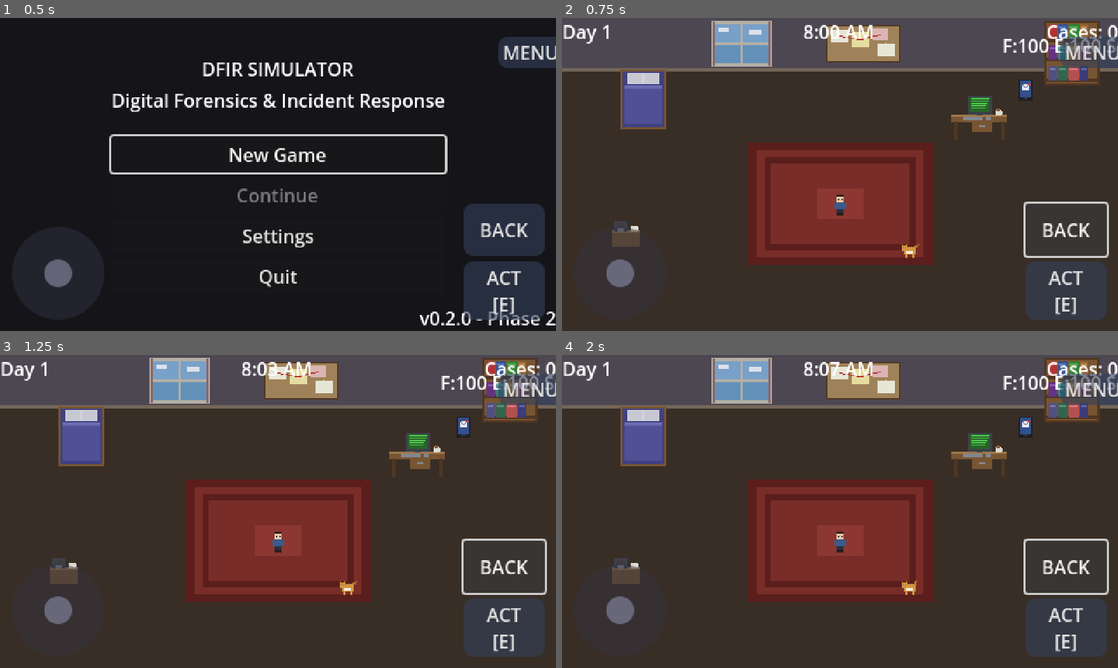
Above: before the commit, frames 1-4 (two rows, left to right).
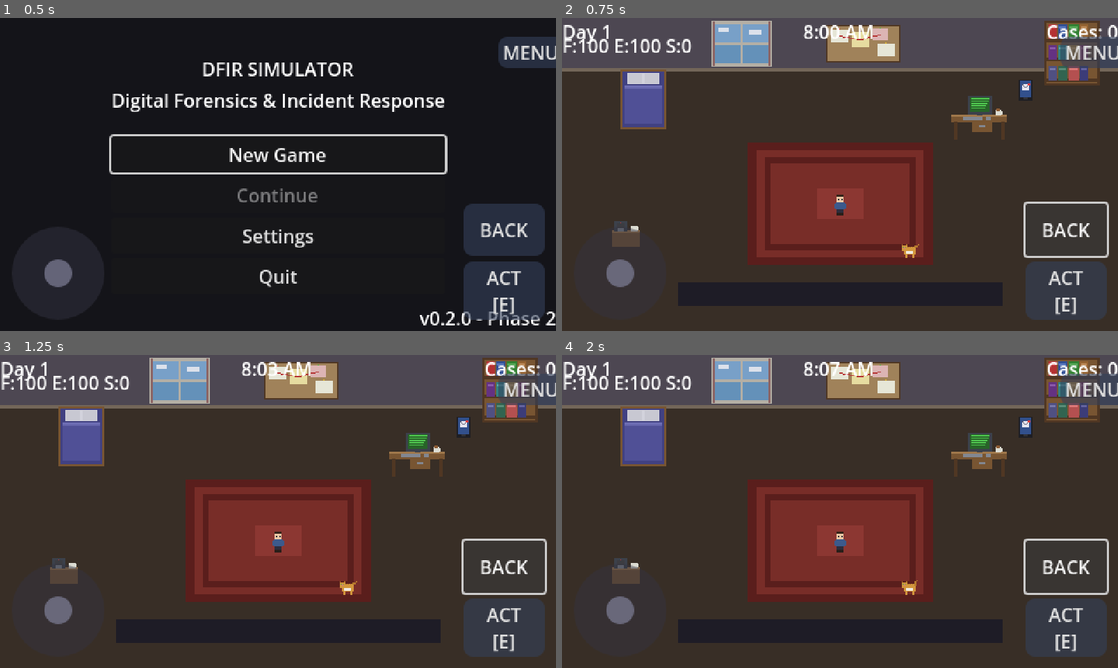
Above: after the commit, the same moments.

Repository: jbeley/dfir-godot
Game: Godot game, scene res://src/scenes/main_menu/main_menu.tscn
Two runs of this game, one before a commit and one after it. Both use one fixed random seed, a clock stepped at 60 frames per second and the inputs below. Sound files missing from this copy of the repository are replaced by a short silence.
Inputs:
- Up to frame 1 (0.5 s): no input
- Up to frame 2 (0.75 s): click "BACK" at 0.5 s
- Up to frame 3 (1.25 s): no input
- Up to frame 4 (2 s): click "BACK" at 1.25 s

Frame 1 is identical in both runs. In frame 2, 5.2% of the frame differs, in the area x 0-100%, y 6-92%; in frame 3, 5.2%; in frame 4, 5.2%.

Commit message:
fix: mobile interact, white terminal, collision, HUD, notifications
BUG 1 - Terminal white on web:
  Removed CRT overlay ColorRect that was rendering white over terminal.
  The shader sampled TEXTURE on a solid ColorRect = white rectangle.

BUG 2 - E/interact not working on mobile:
  Changed player from _unhandled_input to _process polling with
  Input.is_action_just_pressed(). Touch button Input.action_press()
  was consumed by UI before reaching _unhandled_input. Now polls
  action state directly which works with both keyboard and touch.
  Added cooldown to prevent double-triggers.

BUG 3 - Player walks through furniture:
  Added StaticBody2D collision for desk, bed, bookshelf.
  Moved top wall down to y=48 (below wall sprites).

BUG 4 - HUD overlap with MENU:
  Moved stats label to left side under Day.
  Cases label centered instead of right-aligned.

BUG 5 - Notification not visible:
  Moved notification to bottom of screen (y=228).
  Added dark semi-transparent background behind text.
  Show/hide background with text.

Also fixed dialogue scene FileAccess for web compatibility.

https://claude.ai/code/session_012KjAGV9HwsNLnUB9PY2fQ5

Diff:
--- a/src/scenes/dialogue/dialogue_scene.gd
+++ b/src/scenes/dialogue/dialogue_scene.gd
@@ -96,14 +96,17 @@
 
 	# Load dialogue file
 	var dialogue_path := "res://assets/data/dialogue/panicked_ceo_ransomware.json"
-	if FileAccess.file_exists(dialogue_path):
+	if ResourceLoader.exists(dialogue_path):
 		var file := FileAccess.open(dialogue_path, FileAccess.READ)
-		var json := JSON.new()
-		if json.parse(file.get_as_text()) == OK:
-			_dialogue.load_dialogue(json.data)
-			_dialogue.start("start")
+		if file:
+			var json := JSON.new()
+			if json.parse(file.get_as_text()) == OK:
+				_dialogue.load_dialogue(json.data)
+				_dialogue.start("start")
+			else:
+				_show_generic_dialogue()
 		else:
-			_show_error("Failed to parse dialogue file")
+			_show_generic_dialogue()
 	else:
 		_show_generic_dialogue()
 
--- a/src/scenes/hud/game_hud.tscn
+++ b/src/scenes/hud/game_hud.tscn
@@ -29,19 +29,17 @@
 layout_mode = 2
 size_flags_horizontal = 10
 text = "Cases: 0"
-horizontal_alignment = 2
+horizontal_alignment = 1
 
 [node name="StatsLabel" type="Label" parent="."]
 unique_name_in_owner = true
-anchors_preset = 1
-anchor_left = 1.0
-anchor_right = 1.0
-offset_left = -100.0
+anchors_preset = 0
+offset_left = 0.0
 offset_top = 12.0
-offset_right = 0.0
+offset_right = 120.0
 offset_bottom = 24.0
 text = "F:100 E:100 S:0"
-horizontal_alignment = 2
+horizontal_alignment = 0
 
 [node name="NotificationLabel" type="Label" parent="."]
 unique_name_in_owner = true
--- a/src/scenes/office/office.gd
+++ b/src/scenes/office/office.gd
@@ -6,6 +6,7 @@
 @onready var day_night: CanvasModulate = $DayNightModulate
 @onready var interaction_label: Label = $UI/InteractionLabel
 @onready var notification_label: Label = $UI/NotificationLabel
+@onready var notification_bg: ColorRect = $UI/NotificationBG
 @onready var floor_rect: ColorRect = $Floor
 @onready var wall_bg: ColorRect = $WallBG
 @onready var wall_trim: ColorRect = $WallTrim
@@ -52,6 +53,8 @@
 		_notification_timer -= delta
 		if _notification_timer <= 0:
 			notification_label.visible = false
+			if notification_bg:
+				notification_bg.visible = false
 
 
 func _setup_hotspots() -> void:
@@ -136,6 +139,8 @@
 func _show_notification(text: String, duration: float = 3.0) -> void:
 	notification_label.text = text
 	notification_label.visible = true
+	if notification_bg:
+		notification_bg.visible = true
 	_notification_timer = duration
 
 
--- a/src/scenes/office/office.tscn
+++ b/src/scenes/office/office.tscn
@@ -105,6 +105,24 @@
 [node name="CatNPC" parent="." instance=ExtResource("12_cat_npc")]
 position = Vector2(300, 200)
 
+[node name="FurnitureCollision" type="StaticBody2D" parent="."]
+
+[node name="DeskCol" type="CollisionShape2D" parent="FurnitureCollision"]
+position = Vector2(360, 85)
+shape = SubResource("shape_desk")
+
+[node name="BedCol" type="CollisionShape2D" parent="FurnitureCollision"]
+position = Vector2(70, 70)
+shape = SubResource("shape_bed")
+
+[node name="BookshelfCol" type="CollisionShape2D" parent="FurnitureCollision"]
+position = Vector2(440, 34)
+shape = SubResource("shape_phone")
+
+[node name="WallFurniture" type="CollisionShape2D" parent="FurnitureCollision"]
+position = Vector2(240, 24)
+shape = SubResource("shape_hwall")
+
 [node name="Player" parent="." instance=ExtResource("2_player")]
 position = Vector2(240, 160)
 
@@ -143,7 +161,7 @@
 [node name="Walls" type="StaticBody2D" parent="."]
 
 [node name="TopWall" type="CollisionShape2D" parent="Walls"]
-position = Vector2(240, -4)
+position = Vector2(240, 48)
 shape = SubResource("shape_hwall")
 
 [node name="BottomWall" type="CollisionShape2D" parent="Walls"]
@@ -175,13 +193,24 @@
 text = "[E] Interact"
 horizontal_alignment = 1
 
+[node name="NotificationBG" type="ColorRect" parent="UI"]
+visible = false
+anchors_preset = 5
+anchor_left = 0.5
+anchor_right = 0.5
+offset_left = -140.0
+offset_top = 228.0
+offset_right = 140.0
+offset_bottom = 248.0
+color = Color(0.1, 0.1, 0.15, 0.85)
+
 [node name="NotificationLabel" type="Label" parent="UI"]
 visible = false
 anchors_preset = 5
 anchor_left = 0.5
 anchor_right = 0.5
-offset_left = -120.0
-offset_top = 40.0
-offset_right = 120.0
-offset_bottom = 54.0
+offset_left = -138.0
+offset_top = 229.0
+offset_right = 138.0
+offset_bottom = 247.0
 horizontal_alignment = 1
--- a/src/scenes/office/player.gd
+++ b/src/scenes/office/player.gd
@@ -46,8 +46,14 @@
 		sprite.frame = _facing * 4 + _anim_frame
 
 
-func _unhandled_input(event: InputEvent) -> void:
-	if event.is_action_pressed("interact") and nearby_interactable:
+var _interact_cooldown: float = 0.0
+
+func _process(delta: float) -> void:
+	if _interact_cooldown > 0:
+		_interact_cooldown -= delta
+	# Poll for interact action (works with both keyboard and touch Input.action_press)
+	if Input.is_action_just_pressed("interact") and nearby_interactable and _interact_cooldown <= 0:
+		_interact_cooldown = 0.5
 		interacted_with.emit(nearby_interactable)
 
 
--- a/src/scenes/workstation/workstation.tscn
+++ b/src/scenes/workstation/workstation.tscn
@@ -95,11 +95,3 @@
 offset_bottom = 270.0
 horizontal_alignment = 1
 vertical_alignment = 1
-
-[node name="CRTOverlay" type="ColorRect" parent="."]
-layout_mode = 1
-anchors_preset = 15
-anchor_right = 1.0
-anchor_bottom = 1.0
-mouse_filter = 2
-material = SubResource("crt_material")
--- a/src/ui/shaders/crt.gdshader
+++ b/src/ui/shaders/crt.gdshader
@@ -6,23 +6,21 @@
 uniform float vignette_intensity : hint_range(0.0, 1.0) = 0.3;
 uniform float brightness : hint_range(0.8, 1.5) = 1.1;
 uniform float flicker : hint_range(0.0, 0.05) = 0.01;
-uniform vec3 phosphor_tint = vec3(0.9, 1.0, 0.85); // Slight green tint
+uniform vec3 phosphor_tint = vec3(0.9, 1.0, 0.85);
 
 void fragment() {
-	vec2 uv = SCREEN_UV;
+	vec2 uv = UV;
 
 	// Barrel distortion (CRT curvature)
 	vec2 centered = uv - 0.5;
 	float dist = dot(centered, centered);
 	uv = uv + centered * dist * curvature;
 
-	// Clamp to screen bounds
-	if (uv.x < 0.0 || uv.x > 1.0 || uv.y < 0.0 || uv.y > 1.0) {
-		COLOR = vec4(0.0, 0.0, 0.0, 1.0);
-		return;
-	}
+	// Clamp UV - no return, just set black for out-of-bounds
+	float in_bounds = step(0.0, uv.x) * step(uv.x, 1.0) * step(0.0, uv.y) * step(uv.y, 1.0);
+	uv = clamp(uv, vec2(0.0), vec2(1.0));
 
-	// Sample the screen texture
+	// Sample the texture
 	vec4 col = texture(TEXTURE, uv);
 
 	// Scanlines
@@ -42,5 +40,8 @@
 	float vignette = 1.0 - dist * vignette_intensity * 4.0;
 	col.rgb *= vignette;
 
+	// Black out-of-bounds pixels
+	col.rgb *= in_bounds;
+
 	COLOR = col;
 }
